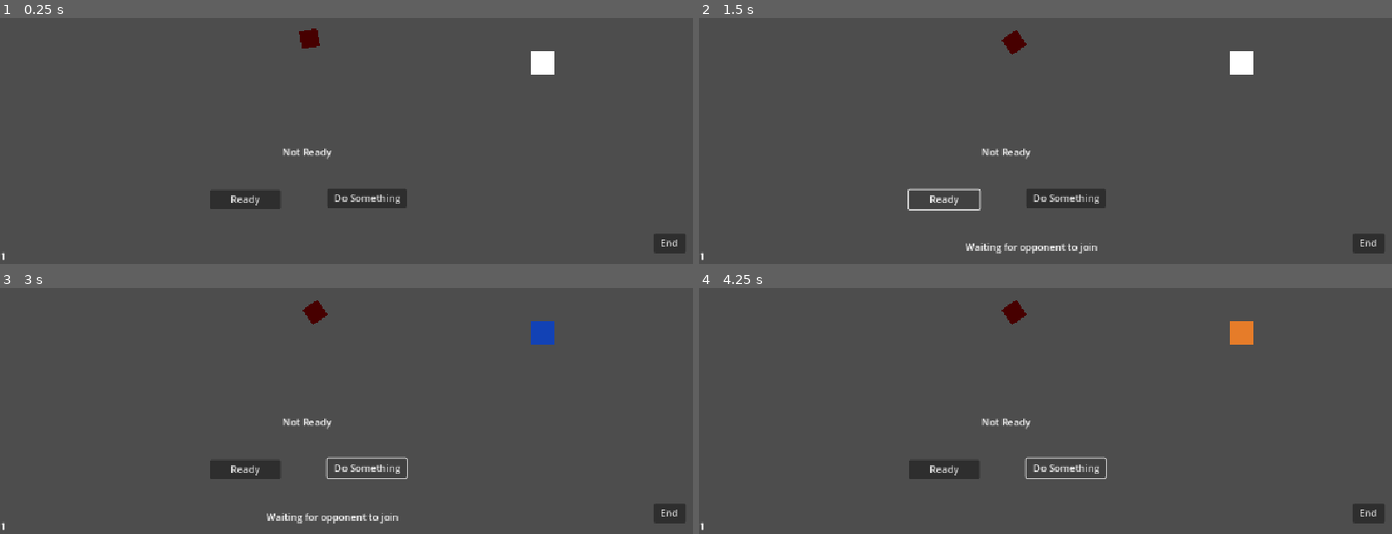
Above: before the commit, frames 1-4 (two rows, left to right).
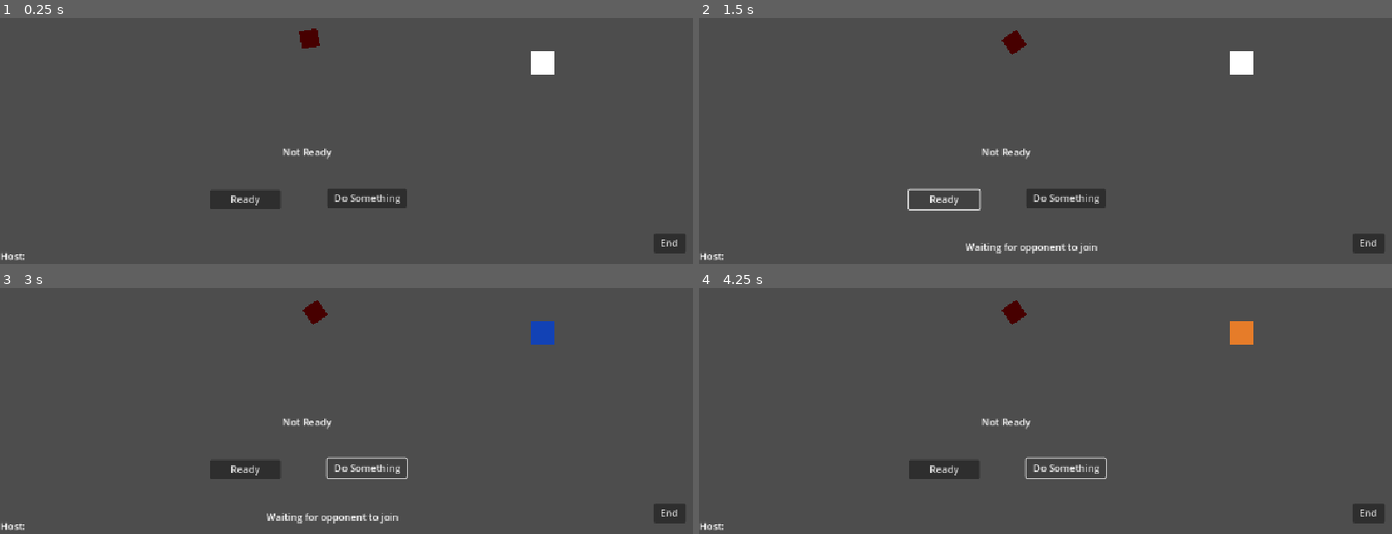
Above: after the commit, the same moments.

Repository: JoeyGiordano/JGZGodotGameTemplate
Game: Godot game, scene res://game/player_field.tscn
Two runs of this game, one before a commit and one after it. Both use one fixed random seed, a clock stepped at 60 frames per second and the inputs below. This scene is started directly instead of the project's main scene. The engine's default icon, where the game draws it, is replaced by a stand-in: a white triangle on a blue panel in a dark square.
Inputs:
- Up to frame 1 (0.25 s): no input
- Up to frame 2 (1.5 s): click "End" at 0.5 s; click "Ready" at 1.25 s
- Up to frame 3 (3 s): click "Ready" at 2 s; click "Do Something" at 2.75 s
- Up to frame 4 (4.25 s): tap Enter at 3.5 s; hold Right (right) from 3.53 s (still down); tap Space (switch) at 3.6 s

The runs differ from the first frame. In frame 1, less than 0.1% of the frame differs, in the area x 0-4%, y 95-99%; in frame 2, less than 0.1%; in frame 3, less than 0.1%; in frame 4, less than 0.1%.
Error before the commit: Invalid call. Nonexistent function 'destroy_opponent_scene' in base 'Nil'. (res://game/player_field_1.gd:72)
Error after the commit: Invalid call. Nonexistent function 'destroy_opponent_scene' in base 'Nil'. (res://game/player_field_1.gd:77)

Commit message:
IP Fix and Enemy Change
IP now displays in bottom left for host.
Enemies kill each other

Diff:
--- a/game/enemy.gd
+++ b/game/enemy.gd
@@ -8,12 +8,25 @@
 func _enter_tree():
 	set_multiplayer_authority(1)
 
+func _ready():
+	$Area2D.area_entered.connect(_on_area_entered)
+
 func _process(delta):
 	update_color()
 
 	if !is_multiplayer_authority() : return
 	rotation += -7 * delta
 	position -= (position - Vector2(550,300)) * delta * 0.8
+
+
+func _on_area_entered(area : Area2D) :
+	if !is_multiplayer_authority() : return
+
+	if area.get_parent() is Player : return #if we fought a player, the player will handle it
+
+	var result = Player.resolve_interaction(state, area.get_parent().state)
+	if result == "Uwin" : #if we won, the other one will kill itself
+		die()
 
 func die() :
 	rpc("_die")
--- a/game/player.gd
+++ b/game/player.gd
@@ -75,7 +75,7 @@
 
 func _on_area_entered(area : Area2D) :
 	if !is_multiplayer_authority() : return
-	var result = resolve_interaction(area.get_parent().state)
+	var result = resolve_interaction(state, area.get_parent().state)
 
 	if area.get_parent() is Player : #if we fought a player, the other player is checking if it won and both outcomes will be taken care of and then properly synced later
 		if result == "Uwin" : die()
@@ -86,16 +86,16 @@
 			die()
 
 
-func resolve_interaction(statex : int) -> String :
+static func resolve_interaction(state_ : int, statex : int) -> String :
 	#statex is the other part of the interactions state
 	#returns "Iwin" "Uwin" "Tie" or "error"
-	if state == 0 :
+	if state_ == 0 :
 		if statex == 1 : return "Iwin"
 		if statex == 2 : return "Uwin"
-	elif state == 1 :
+	elif state_ == 1 :
 		if statex == 0 : return "Uwin"
 		if statex == 2 : return "Iwin"
-	elif state == 2 :
+	elif state_ == 2 :
 		if statex == 0 : return "Iwin"
 		if statex == 1 : return "Uwin"
 	return "error or post death"
--- a/game/player_field_1.gd
+++ b/game/player_field_1.gd
@@ -10,6 +10,9 @@
 @onready var smth_button : Button = $SmthButton
 @onready var leave_button : Button = $LeaveButton
 
+#players
+var players : Array[Player]
+
 func _enter_tree():
 	set_multiplayer_authority(multiplayer.get_unique_id())
 
@@ -18,7 +21,9 @@
 	smth_button.connect("button_down", _on_smth_button_pressed)
 	leave_button.connect("button_down", _on_leave_button_pressed)
 	$IDLabel.text = str(multiplayer.get_unique_id())
-	if multiplayer.get_unique_id() == 1 : leave_button.text = "End"
+	if multiplayer.get_unique_id() == 1 :
+		leave_button.text = "End"
+		$IDLabel.text = "Host: " + str(MultiplayerManager.game_code)
 
 # Signal response
 
@@ -99,10 +104,12 @@
 	var player1 : Player = player_scene.instantiate()
 	player1.name = str(multiplayer.get_unique_id()) #set the name to the id of the game instance creating these nodes
 	add_child(player1)
+	players.append(player1)
 	#player 2 (opponent)
 	var player2 : Player = player_scene.instantiate()
 	player2.name = str(multiplayer.get_peers()[0]) #two player game so get_peers()[0] is the only peer (bc it doesn't include self)
 	add_child(player2)
+	players.append(player2)
 	#positioning
 	if multiplayer.get_unique_id() == 1 :
 		player1.position = Vector2(400,300)
--- a/multiplayer/multiplayer.gd
+++ b/multiplayer/multiplayer.gd
@@ -9,6 +9,9 @@
 # Create peer object using ENet networking library
 var peer = ENetMultiplayerPeer.new()
 
+var local : bool
+var game_code : String
+
 signal connection_outcome_determined(success : bool)
 
 func _ready():
@@ -16,7 +19,8 @@
 	multiplayer.connected_to_server.connect(_on_connected)
 	multiplayer.server_disconnected.connect(_on_server_disconnected)
 
-func setup_as_host(local : bool) :
+func setup_as_host(local_ : bool) :
+	local = local_
 	# Create a server (set peer to listen on PORT)
 	var result = peer.create_server(PORT, MAX_CLIENTS)
 	if result : #if it didn't work
@@ -25,14 +29,19 @@
 
 	# Set the godot internal peer
 	multiplayer.multiplayer_peer = peer
-	# Switch to the player game scene
-	GameContainer.GC.switch_to_scene("player_field_1")
 
 	multiplayer.peer_connected.connect(_on_peer_connected)
 	multiplayer.peer_disconnected.connect(_on_peer_disconnected)
 
 	#set up upnp to enable connection through the internet!
-	if !local : upnp_setup()
+	if !local :
+		upnp_setup()
+	else :
+		game_code = "localhost"
+
+	# once set up, switch to the player game scene
+	GameContainer.GC.switch_to_scene("player_field_1")
+
 
 func setup_as_client(join_code : String) -> bool :
 	if join_code == "" : join_code = "localhost"
@@ -67,7 +76,8 @@
 	var map_result = upnp.add_port_mapping(PORT)
 	assert(map_result == UPNP.UPNP_RESULT_SUCCESS, "UPNP port mapping failed! Error %s" % map_result)
 
-	PopupDialouge.create_popup("UPNP Success", 300, 400, "Success! Join address: %s" % upnp.query_external_address())
+	game_code = upnp.query_external_address()
+	PopupDialouge.create_popup("UPNP Success", 300, 400, "Success! Join address: %s" % game_code)
 
 
 ## Signal Responses
